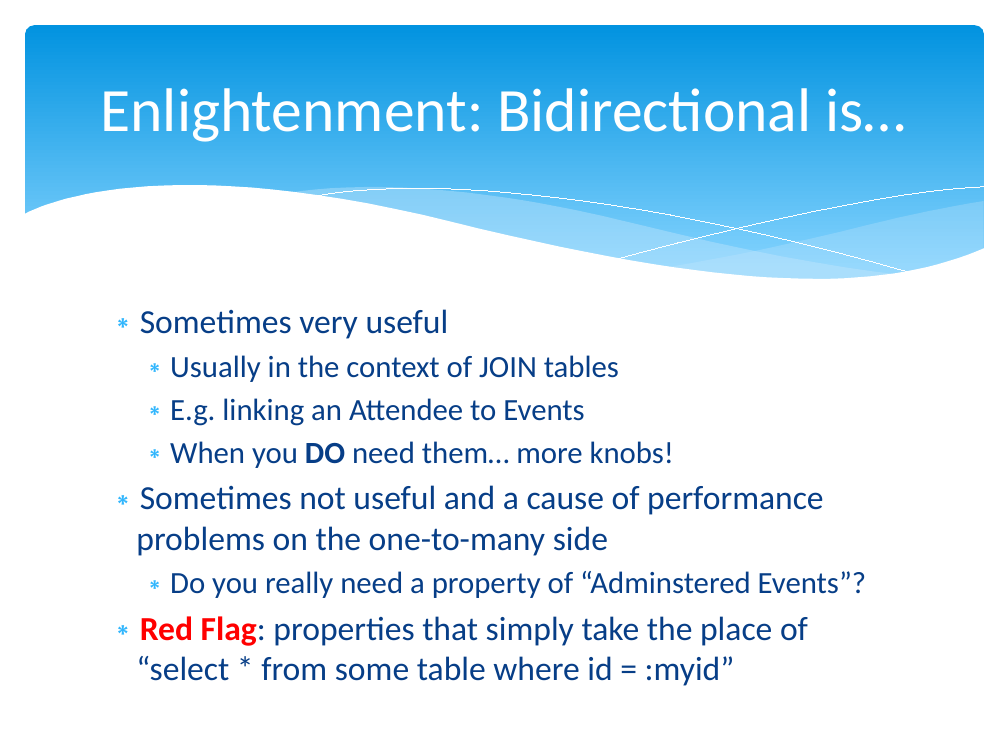
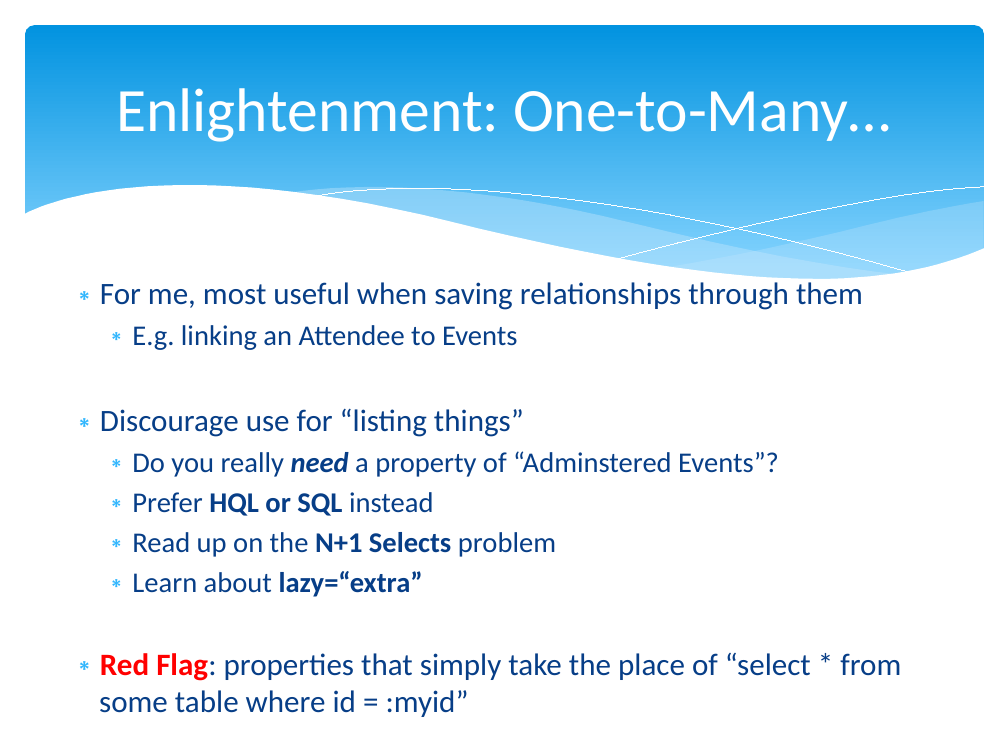
Before and after one commit to marcesher/mxunit-cfmeetups, a slide deck: slide 32 of CFObjective_ORMZen/preso/orm_zen.ppt.pptx (slide 37 before the commit). Drawn at 1008x756 pixels with LibreOffice and Linux fonts; fonts in the diff are those of the drawing. Boxes give left, top, right and bottom in pixels: in the first picture for what was removed or moved away, otherwise in the second. Text is boxed around its words. In the diff, an @@ line names an element or a change of style, - is before the commit and + after.

```diff
--- a/CFObjective_ORMZen/preso/orm_zen.ppt.pptx
+++ b/CFObjective_ORMZen/preso/orm_zen.ppt.pptx
@@ title at (x1=116, y1=88, x2=891, y2=142): text changed @@
-Enlightenment: Bidirectional is…
+Enlightenment: One-to-Many…
@@ text "For me, most useful when ..." moved from (x1=136, y1=309, x2=866, y2=686) to (x1=100, y1=278, x2=901, y2=681) @@
@@ text at (x1=100, y1=278, x2=863, y2=310): text changed; size 22 to 22.2 pt @@
-∗ Sometimes very useful
-  ∗ Usually in the context of JOIN tables
+∗ For me, most useful when saving relationships through them
@@ text at (x1=100, y1=325, x2=901, y2=681): size 22 to 20.4 pt in "E.g. linking an Attendee to Events", "Do you really need a property of ..."; bold on, italic on in "need"; size 24 to 22.2 pt in "Red Flag: properties that simply take the ..." @@
@@ text at (x1=100, y1=408, x2=524, y2=437): text changed; size 24 to 22.2 pt @@
-  ∗ When you DO need them… more knobs!
-∗ Sometimes not useful and a cause of performance problems on the one-to-many side
+∗ Discourage use for “listing things”
@@ text at (x1=132, y1=492, x2=556, y2=597): paragraphs added @@
+  ∗ Prefer HQL or SQL instead
+  ∗ Read up on the N+1 Selects problem
+  ∗ Learn about lazy=“extra”
```
Also in this commit, not shown: 19 other slides changed, 2 slides added, 4 slides removed, 1 other file.
